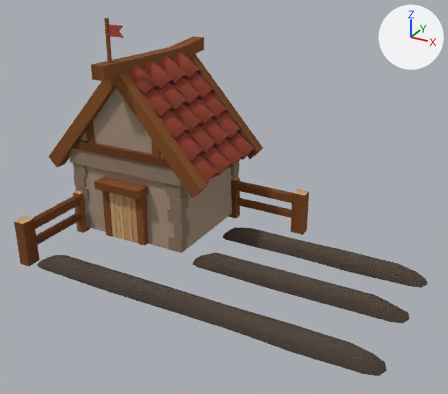
Before and after pictures for a commit that changed the glTF model kits/workfiles/quat-town/farm-2-a.glb.
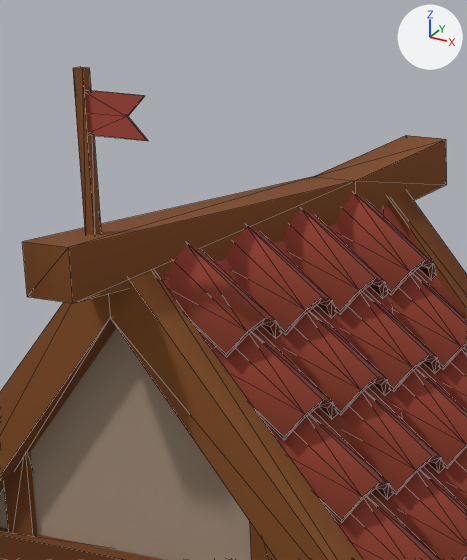
Each version is shown whole from a 50 mm camera at (2.492, -4.548, 2.853) aimed at (0.08, -0.161, 0.66), then close up on the part from 19% to 47% of the width and 0% to 38% of the height. Arrows for +X, +Y and +Z are at upper right; the lights stay in place. The first two pictures are the older version. The close-ups show mesh edges as thin lines. Vertices at exactly the same position are counted once.

Names of what the first close-up shows: 'farm-2-a'.
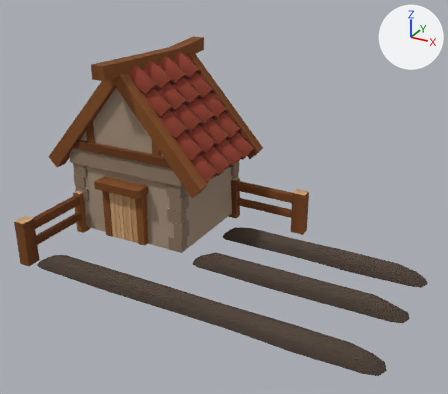
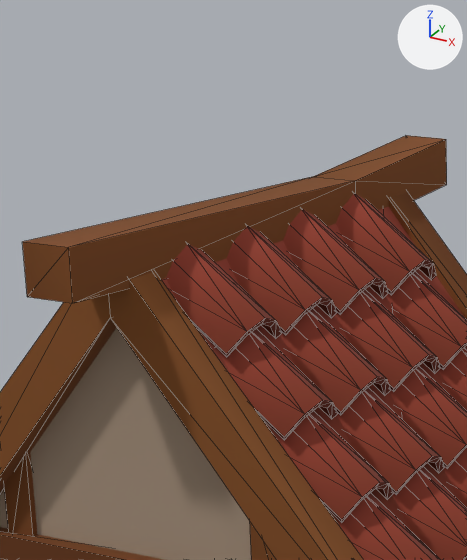
Changed parts and their boxes (x1, y1, x2, y2) in the close-ups (467 x 560 px):
'farm-2-a', reshaped
    before: (0, 67, 467, 560)
    after: (0, 135, 467, 560)
part 1 of me_mesh_0, deleted (red)
    before: (87, 91, 148, 141)
part 2 of me_mesh_0, deleted (brown)
    before: (73, 67, 101, 235)

The change, as a list of edits to the scene's bpy script:
```text
Change me_mesh_0:
    used by ob_farm_2_a; location = (0.0, 0.0, 0.0)
    remove me_mesh_0.from_pydata(...)  # 1351 vertices, 1785 faces; spans x -1.81..1.81, y -1.11..1.11, z 0.0..2.14
    add me_mesh_0.from_pydata(...)  # 1331 vertices, 1759 faces; spans x -1.81..1.81, y -1.11..1.11, z 0.0..1.78
    me_mesh_0 part 1: the loose piece of 12 vertices spanning x -0.92..-0.75, y -0.36, z 2.0..2.09 is deleted
    me_mesh_0 part 2: the loose piece of 8 vertices spanning x -0.93..-0.91, y -0.37..-0.35, z 1.75..2.14 is deleted
```
